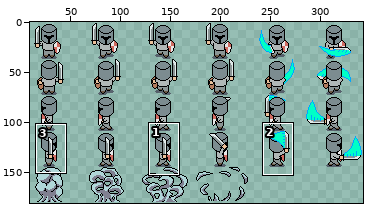
A sprite sheet gets an edit: 2DGame/sprites/playerSheet.png. The first picture is a wide view before the edit; the outline marks the close-up.
Close-up. Before:
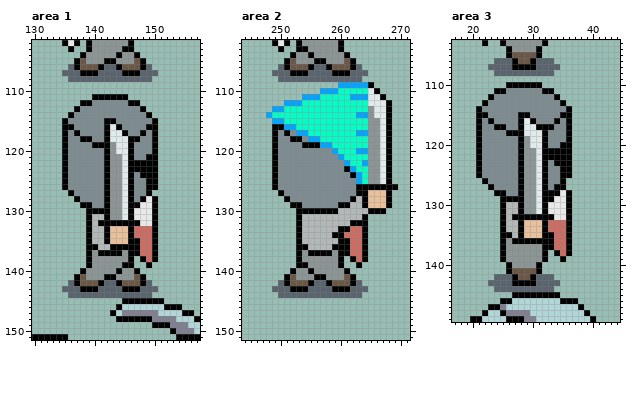
The file is 343x181 pixels. Shown: area 1: x 130..157, y 102..151; area 2: x 244..271, y 102..151; area 3: x 17..44, y 103..149. The wide view leaves out empty margins. The commit also changed other parts of the picture, which this record leaves out.
Now the later version:
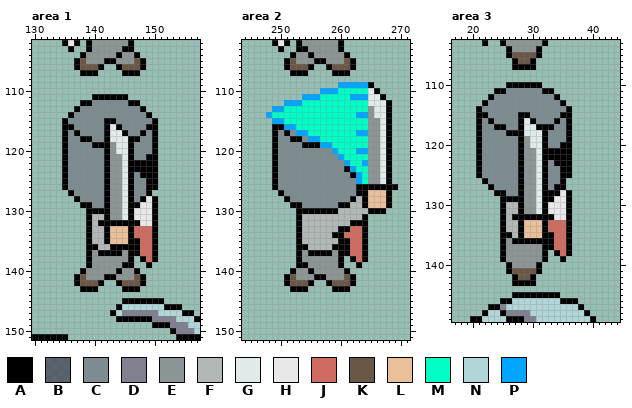
Palette (. is transparent): A #000000  B #3f3d50b2  C #7c8c90  D #808091  E #8b9595  F #b1b8b7  G #e1eaea  H #e8e8e8  J #cf6b61  K #6b5745  L #eac09a  M #00ffc7  N #b0d6d8  P #00a5ff
Diff:
--- area 1
@@ x 130..157 @@
 105 .......AKEEEAAEEEKA.........
-106 ......BAKKKABBAKKKAB........
-107 .....BBBAAABBBBAAABBB.......
-108 ......BBBBBBBBBBBBBB........
+106 .......AKKKA..AKKKA.........
+107 ........AAA....AAA..........
+108 ............................
 109 ............................
@@ x 130..157 @@
 141 .......AKEEEAAEEEKA.........
-142 ......BAKKKABBAKKKAB........
-143 .....BBBAAABBBBAAABBB.......
-144 ......BBBBBBBBBBBBBB........
+142 .......AKKKA..AKKKA.........
+143 ........AAA....AAA..........
+144 ............................
 145 ...............AAAAAAA......
--- area 2
@@ x 244..271 @@
 105 .......AKEEEAAEEEKA.........
-106 ......BAKKKABBAKKKAB........
-107 .....BBBAAABBBBAAABBB.......
-108 ......BBBBBBBBBBBBBB........
+106 .......AKKKA..AKKKA.........
+107 ........AAA....AAA..........
+108 ............................
 109 ................PPPPPA......
@@ x 244..271 @@
 141 .......AKEEEAAEEEKA.........
-142 ......BAKKKABBAKKKAB........
-143 .....BBBAAABBBBAAABBB.......
-144 ......BBBBBBBBBBBBBB........
+142 .......AKKKA..AKKKA.........
+143 ........AAA....AAA..........
+144 ............................
 145 ............................
--- area 3
@@ x 21..36 @@
 105 .....AKKKKA.....
-106 ...BBBAKKABBB...
-107 ..BBBBAAAABBBB..
-108 ...BBBBBBBBBB...
+106 ......AKKA......
+107 ......AAAA......
+108 ................
 109 ................
@@ x 21..36 @@
 141 .....AKKKKA.....
-142 ...BBBAKKABBB...
-143 ..BBBBAAAABBBB..
-144 ...BBBBBBBBBB...
+142 ......AKKA......
+143 ......AAAA......
+144 ................
 145 ......AAAAAAAA..
